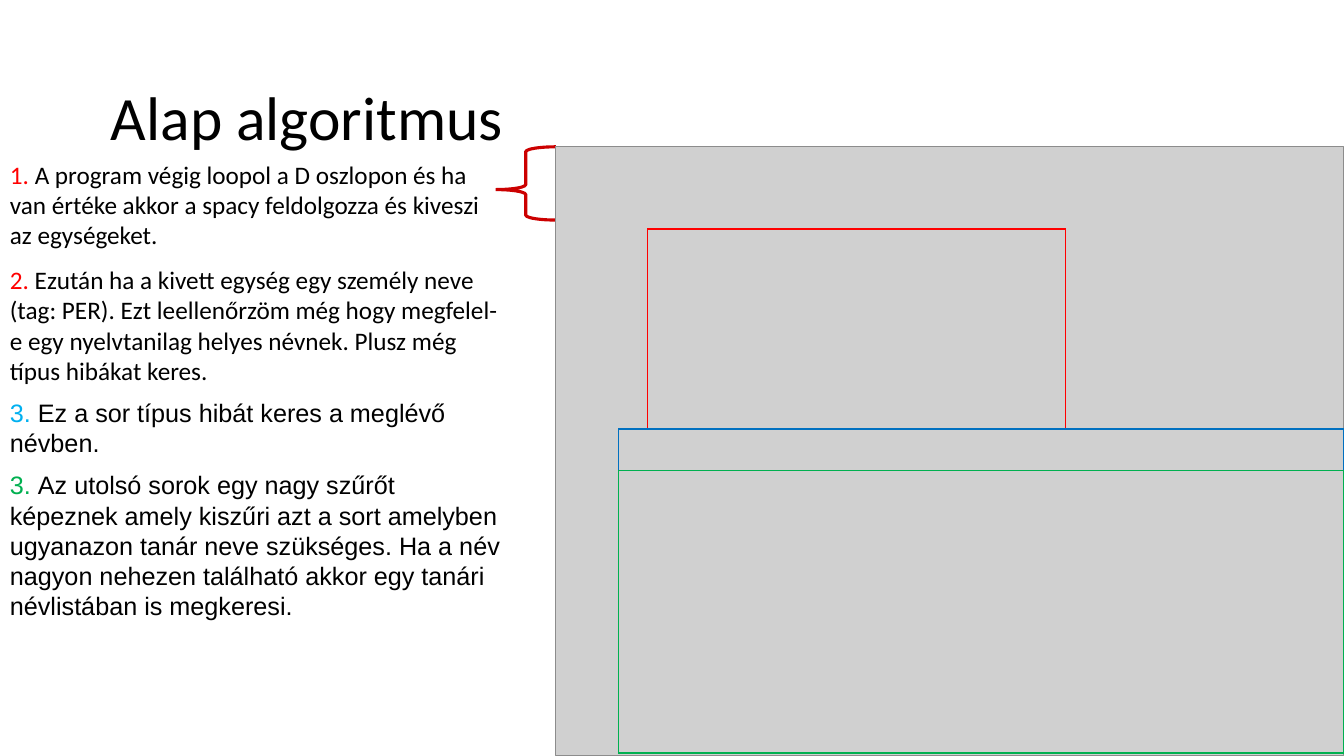
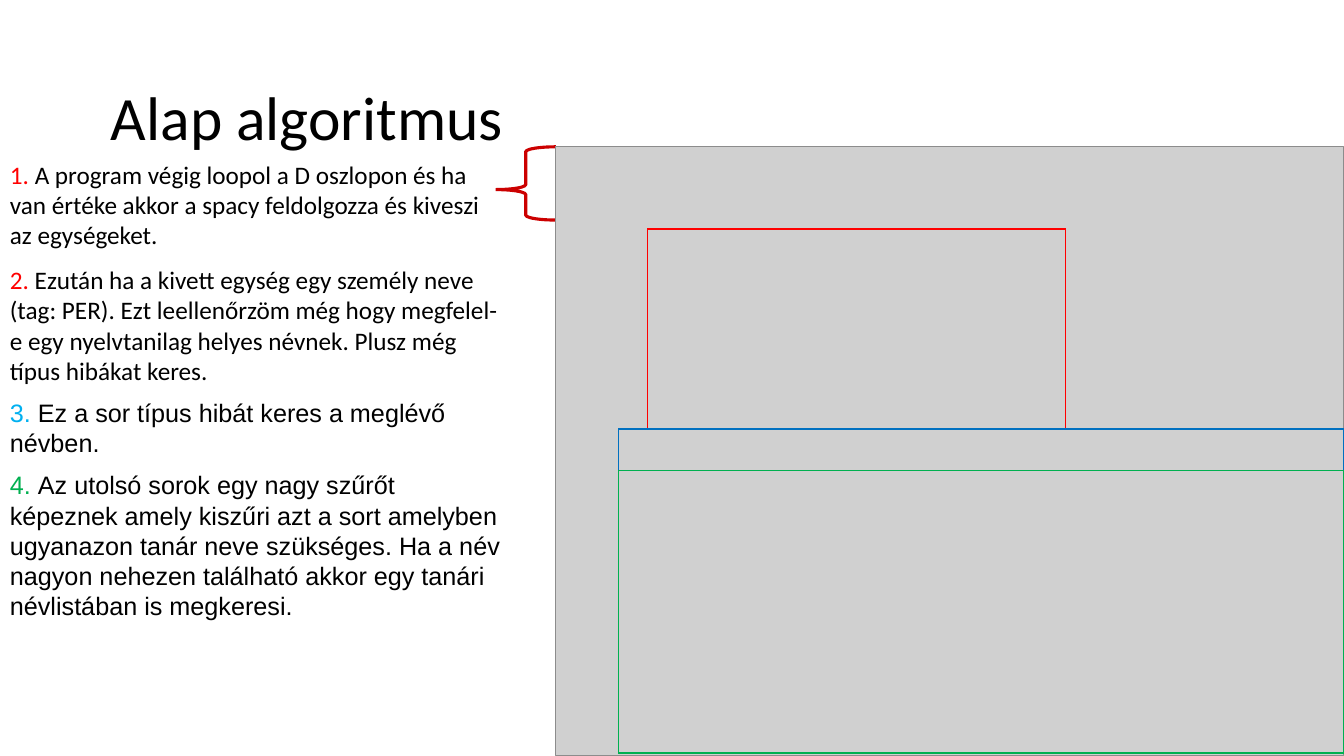
Before and after one commit to JKSmate01/Egyetem, a slide deck: slide 6 of Egyetem.pptx. Drawn at 1344x756 pixels with LibreOffice and Linux fonts; fonts in the diff are those of the drawing; grey boxes stand for pictures. Boxes give left, top, right and bottom in pixels: in the first picture for what was removed or moved away, otherwise in the second. Text is boxed around its words. In the diff, an @@ line names an element or a change of style, - is before the commit and + after.

```diff
--- a/Egyetem.pptx
+++ b/Egyetem.pptx
@@ text at box(10, 475, 500, 621): text changed @@
-3. Az utolsó sorok egy nagy szűrőt képeznek amely kiszűri azt a sort amelyben ugyanazon tanár neve szükséges. Ha a név nagyon nehezen található akkor egy tanári névlistában is megkeresi.
+4. Az utolsó sorok egy nagy szűrőt képeznek amely kiszűri azt a sort amelyben ugyanazon tanár neve szükséges. Ha a név nagyon nehezen található akkor egy tanári névlistában is megkeresi.
```
